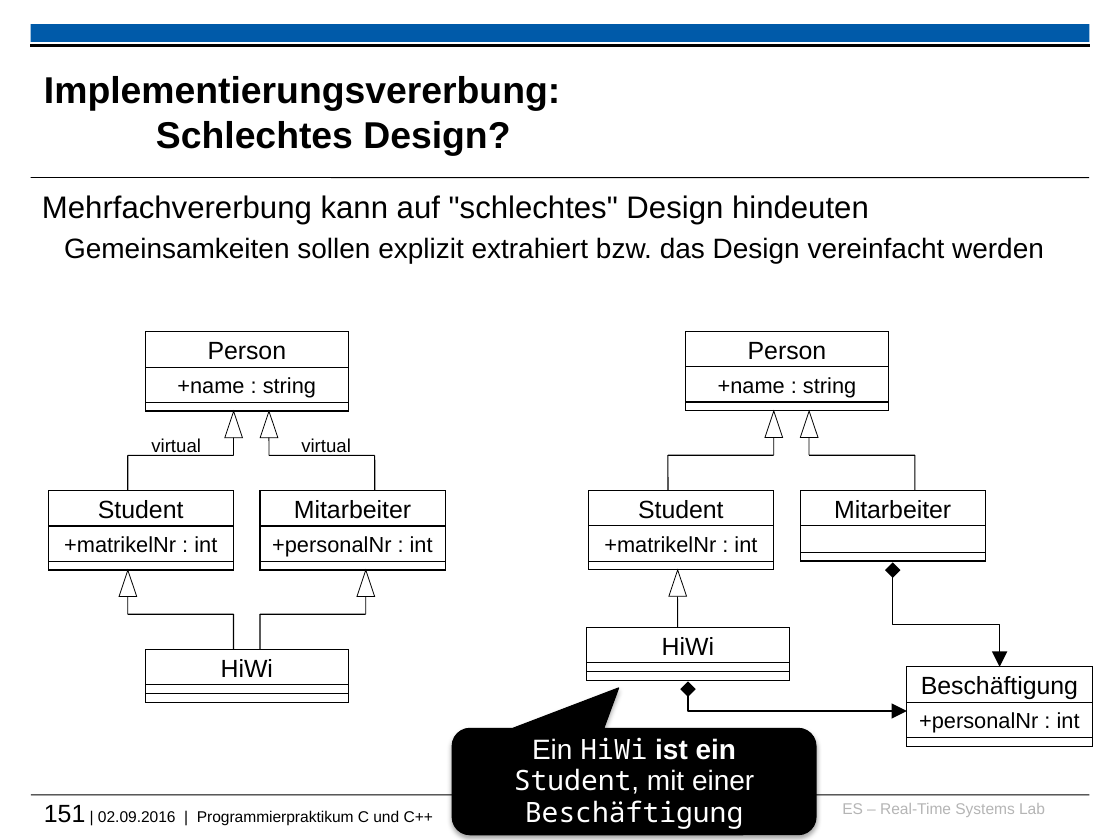
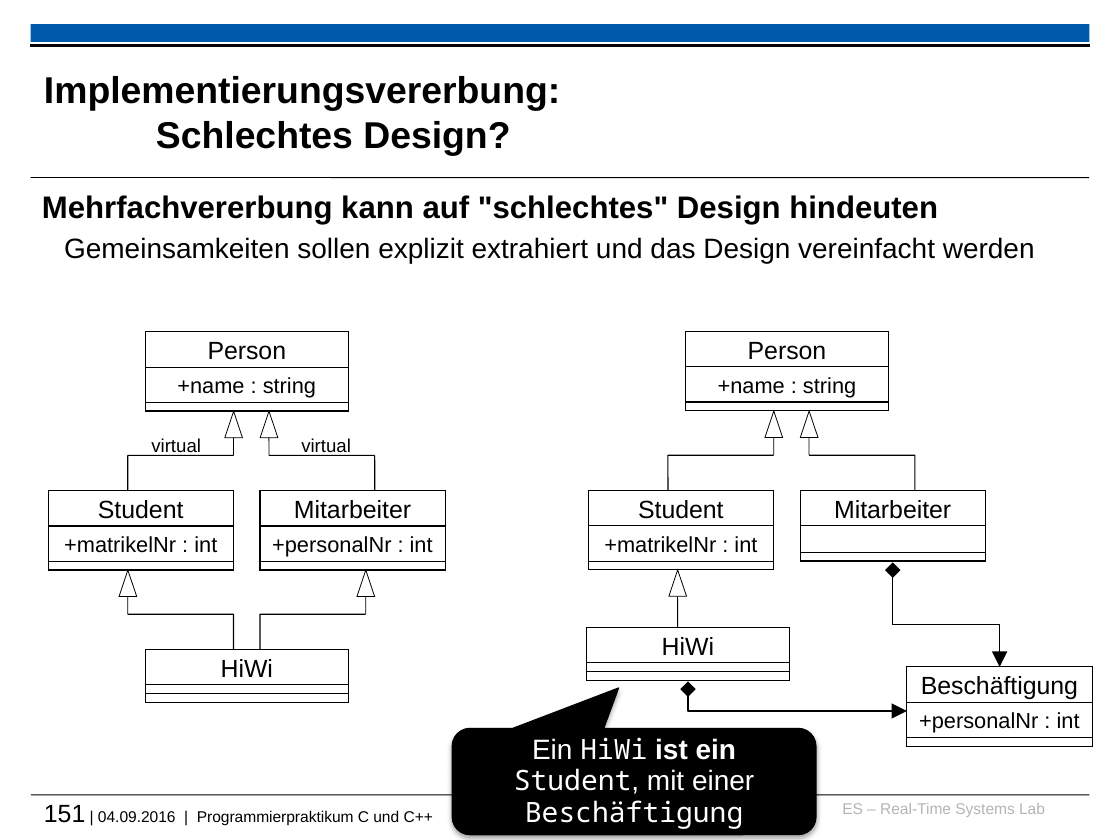
Before and after one commit to h82k/tud-cppp, a slide deck: slide 151 of cppp_lecture.pptx. Drawn at 1120x840 pixels with LibreOffice and Linux fonts; fonts in the diff are those of the drawing; background and template pictures are left out. Boxes give left, top, right and bottom in pixels: in the first picture for what was removed or moved away, otherwise in the second. Text is boxed around its words. In the diff, an @@ line names an element or a change of style, - is before the commit and + after.

```diff
--- a/cppp_lecture.pptx
+++ b/cppp_lecture.pptx
@@ text at bbox=[42, 195, 938, 224]: bold on in "Mehrfachvererbung kann auf "schlechtes" Design hindeuten" @@
@@ text at bbox=[64, 237, 1035, 263]: text changed @@
-  Gemeinsamkeiten sollen explizit extrahiert bzw. das Design vereinfacht werden
+  Gemeinsamkeiten sollen explizit extrahiert und das Design vereinfacht werden
@@ text at bbox=[44, 805, 433, 825]: text changed @@
-151 | 02.09.2016 | Programmierpraktikum C und C++
+151 | 04.09.2016 | Programmierpraktikum C und C++
```
Also in this commit, not shown: 18 other slides changed, 1 slide added, 1 other file.
